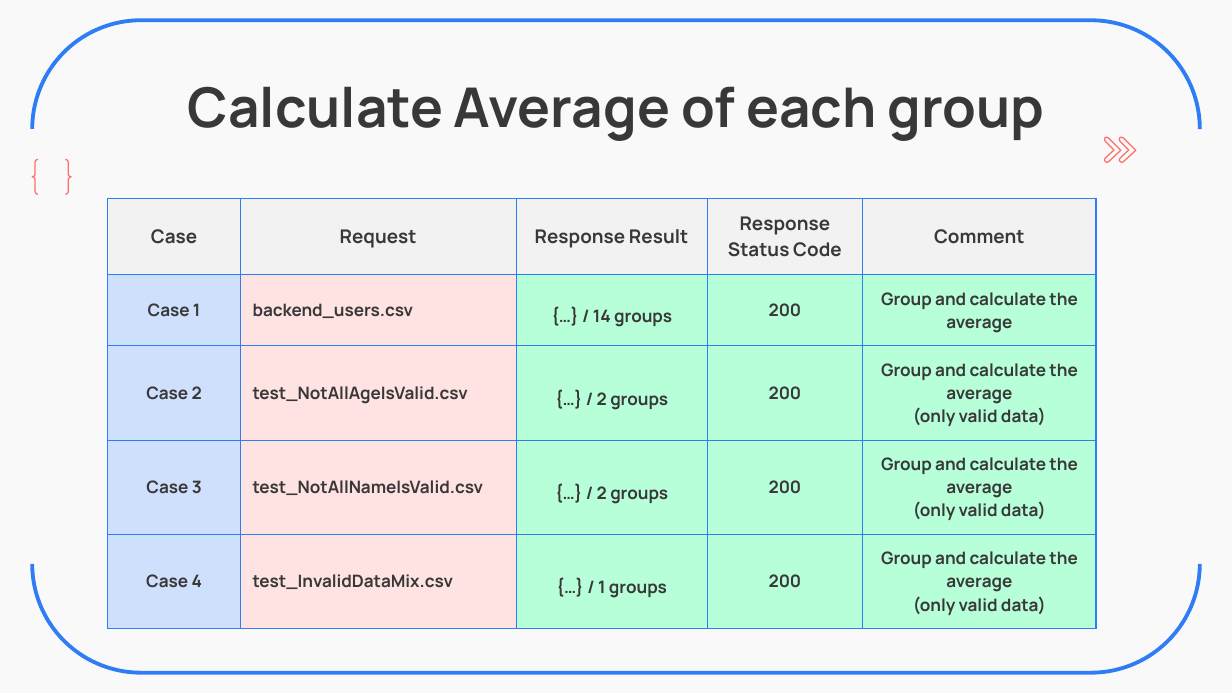
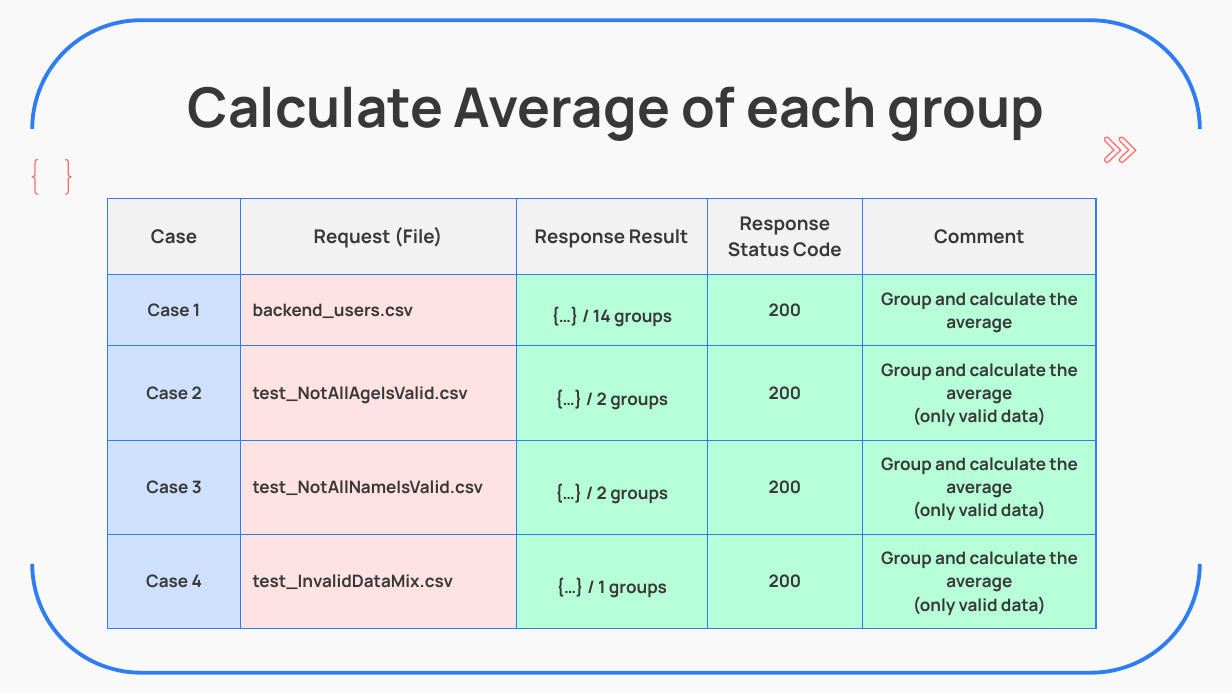
Before and after one commit to ZavierHuang/RESTFUL-API-DESIGN, a slide deck: slide 14 of 黃昱叡_SW2_Backend_Practice.pptx (slide 13 before the commit). Drawn at 1232x693 pixels with LibreOffice and Linux fonts; fonts in the diff are those of the drawing. Boxes give left, top, right and bottom in pixels: in the first picture for what was removed or moved away, otherwise in the second. Text is boxed around its words. In the diff, an @@ line names an element or a change of style, - is before the commit and + after.

```diff
--- a/黃昱叡_SW2_Backend_Practice.pptx
+++ b/黃昱叡_SW2_Backend_Practice.pptx
@@ table at (x1=108, y1=198, x2=1096, y2=619) @@
-row 1, column 2: Request
+row 1, column 2: Request (File)
```
Also in this commit, not shown: 10 other slides changed, 1 slide added.
